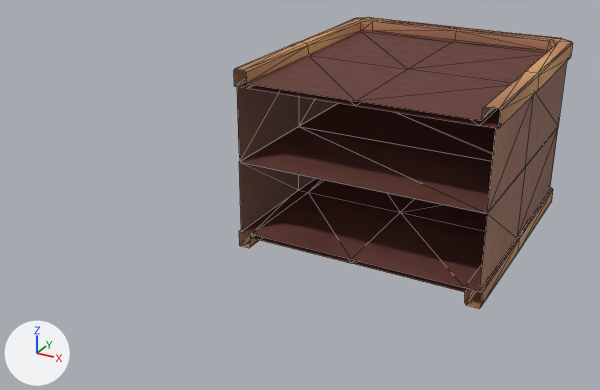
What one commit did to the FBX model Assets/Models/pot_big.fbx.
One viewpoint serves both versions: a 50 mm lens placed at (1.58, -3.41, 1.59), pointed at (-0.22, -0.14, -0.04). Lighting does not change. The marker at lower left points along +X, +Y and +Z. The older version comes first. Mesh edges are drawn as thin lines.

In view in the first picture: 'pot_big'.
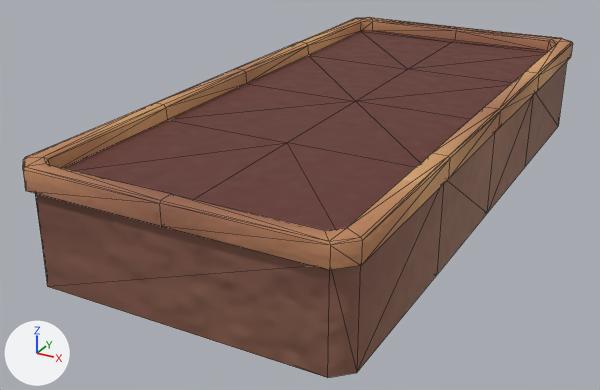
Changed parts and their boxes (x1, y1, x2, y2) in the pictures (600 x 390 px):
```json
{"object": "pot_big", "change": "reshaped", "before": [234, 17, 573, 309], "after": [23, 17, 573, 378], "on screen": "62% wider, 24% taller"}
{"part": 1, "of": "me_scene_044", "change": "deleted", "before": [239, 178, 553, 309], "on screen": "brown"}
{"part": 2, "of": "me_scene_044", "change": "deleted", "before": [239, 127, 558, 292]}
{"part": 3, "of": "me_scene_044", "change": "added", "after": [23, 69, 501, 378], "on screen": "brown"}
```

Scene script edits in JSON lines:
```json
{"block": "me_scene_044", "where": "# used by ob_pot_big; location = (0.0, 0.0, 0.0)"}
{"op": "remove", "block": "me_scene_044", "code": "me_scene_044.from_pydata(...)  # 164 vertices, 268 faces; spans x -0.681..0.683, y 0.0..1.481, z -0.498..0.498"}
{"op": "add", "block": "me_scene_044", "code": "me_scene_044.from_pydata(...)  # 144 vertices, 268 faces; spans x -0.681..0.683, y -1.481..1.481, z 0.002..0.498"}
{"block": "me_scene_044", "change": "me_scene_044 part 1: the loose piece of 66 vertices spanning x -0.681..0.683, y 0.0..1.481, z -0.498..-0.408 is deleted"}
{"block": "me_scene_044", "change": "me_scene_044 part 2: the loose piece of 16 vertices spanning x -0.667..0.668, y 0.0..1.454, z -0.409..-0.002 is deleted"}
{"block": "me_scene_044", "change": "me_scene_044 part 3"}
{"block": "me_scene_044", "change": "43 vertices are added at x -0.681..0.683, y -1.481..-0.65, z 0.002..0.498"}
{"block": "me_scene_044", "change": "19 new vertices lie (0.0, -0.65, 0.0) away from vertices in x -0.681..0.683, y 0.0, z 0.002..0.498"}
{"block": "me_scene_044", "change": "134 new faces join them"}
```
